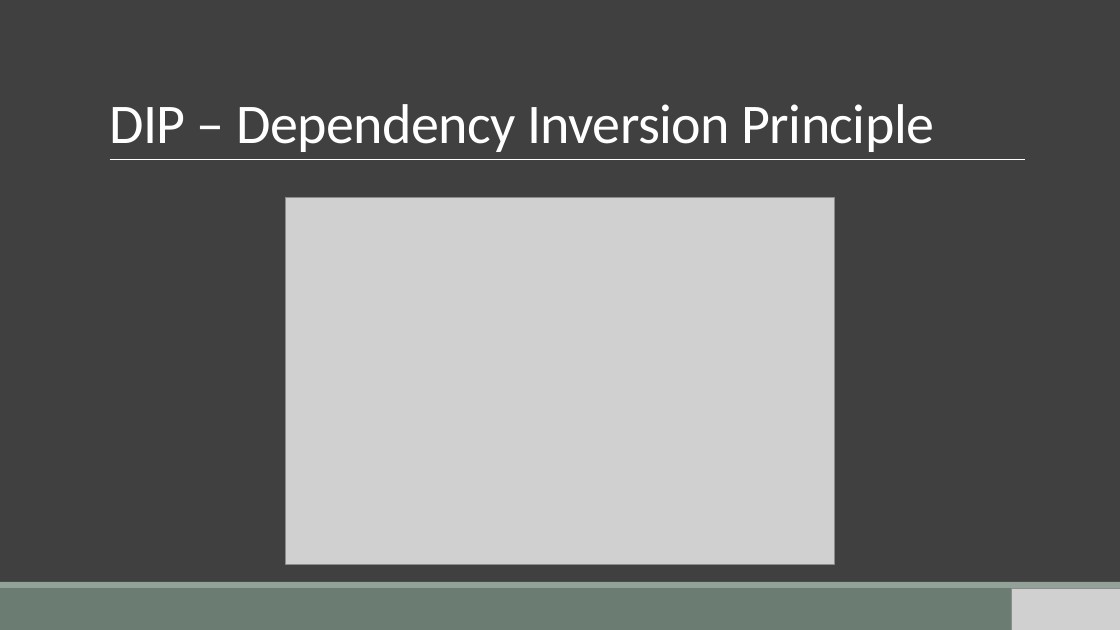
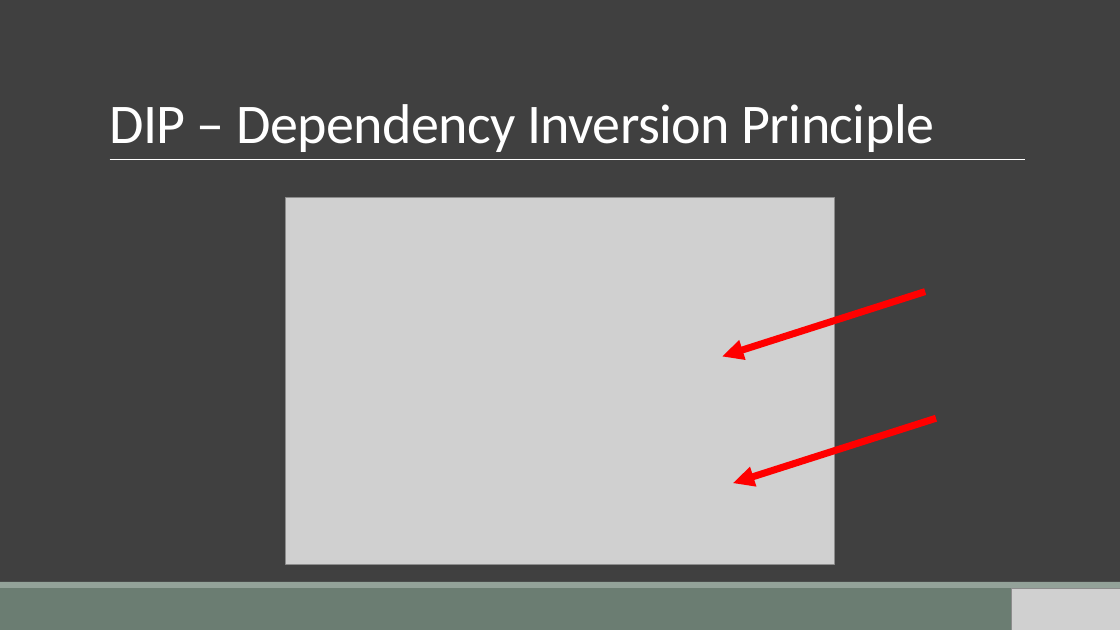
Before and after one commit to gemvane/Palestra-Solid, a slide deck: slide 43 of SOLID.pptx. Drawn at 1120x630 pixels with LibreOffice and Linux fonts; fonts in the diff are those of the drawing; grey boxes stand for pictures. Boxes give left, top, right and bottom in pixels: in the first picture for what was removed or moved away, otherwise in the second. Text is boxed around its words. In the diff, an @@ line names an element or a change of style, - is before the commit and + after.

```diff
--- a/SOLID.pptx
+++ b/SOLID.pptx
@@ arrow added from (925, 292) to (723, 356), #FF0000 6 pt @@
@@ arrow added from (936, 418) to (734, 483), #FF0000 6 pt @@
```
Also in this commit, not shown: 14 other slides changed, 4 slides added, 3 slides removed.
